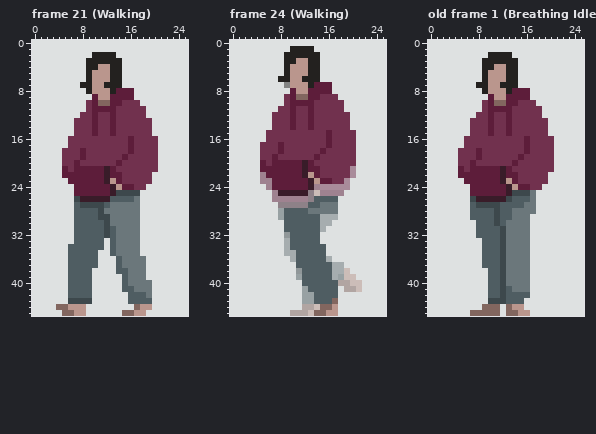
Pixel-art file -- Assets/Sprites/Animaciones - Claire.aseprite. The picture above is the old version.
26x46 pixels, 24 frames. Shown: frame 21 (Walking), frame 24 (Walking), old frame 1 (Breathing Idle). The commit also changed other frames, which this record leaves out.
And afterwards:
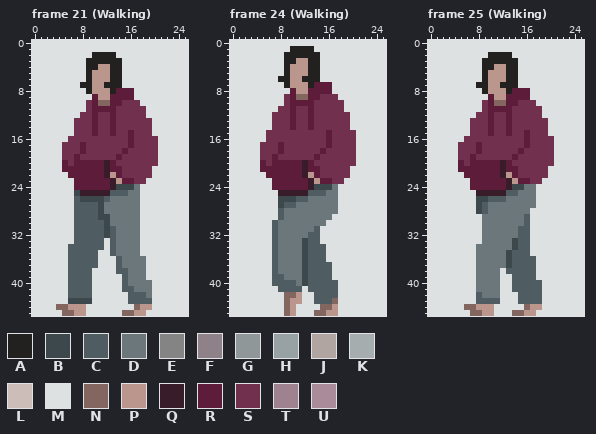
Palette (. is transparent): A #23211f  B #3d484c  C #4f5d62  D #6b777b  E #838483  F #8e8188  G #909799  H #98a1a3  J #b1a5a2  K #a6adaf  L #ccbdb8  M #dee1e1  N #82665f  P #ba968d  Q #391c29  R #5d1d3a  S #71314e  T #9f8290  U #a98b9a
A new or re-ordered frame is compared with the old frame closest to it.
Commit: walking animation done
Change:
frames 24 -> 28
layer "Layer 3" added
layer "Layer 1" added
layer "Layer 2" added
layer "Claire Walking" removed
--- frame 21 (Walking)
@@ x 0..25 @@
 14 MMMMMMMSSSRSSRSSSSSSMMMMMM
-15 MMMMMMMSSSRSSRSSSSSSMMMMMM
+15 MMMMMMMSSSRSSRSSRSSSMMMMMM
 16 MMMMMMSSSSSSSSSSRSSSSMMMMM
-17 MMMMMMSSSSSSSSSSRSSSSMMMMM
-18 MMMMMSSSRSSSSSSSRSSSSMMMMM
-19 MMMMMSSSRSSSSSSRSSSSSMMMMM
-20 MMMMMSSRSSSSSSRSSSSSSMMMMM
-21 MMMMMRSRRRRRQRSSSSSSSMMMMM
-22 MMMMMRRRRRRRQRRSSSSSMMMMMM
-23 MMMMMMRRRRRRQPRSSSSSMMMMMM
-24 MMMMMMMRRRRRRQPRRSSMMMMMMM
-25 MMMMMMMRRRRRRQBBBBMMMMMMMM
-26 MMMMMMMBQQQQQCCCCDMMMMMMMM
-27 MMMMMMMCBBBBCDDDDDMMMMMMMM
+17 MMMMMSSSRSSSSSSSRSSSSMMMMM
+18 MMMMMSSSRSSSSSSRSSSSSMMMMM
+19 MMMMMSSRSSSSSSRSSSSSSMMMMM
+20 MMMMMRSRRRRRQRSSSSSSSMMMMM
+21 MMMMMRRRRRRRQRRSSSSSMMMMMM
+22 MMMMMMRRRRRRQPRSSSSSMMMMMM
+23 MMMMMMMRRRRRRQPRRSSMMMMMMM
+24 MMMMMMMRRRRRRQBBBDMMMMMMMM
+25 MMMMMMMBQQQQQCCCDDMMMMMMMM
+26 MMMMMMMCBBBBCDDDDDMMMMMMMM
+27 MMMMMMMCCCCBDDDDDDMMMMMMMM
 28 MMMMMMMCCCCBDDDDDDMMMMMMMM
--- frame 24 (Walking), layers "Layer 2", "Layer 1", "Cebolla"
@@ x 7..11 @@
  6 MAAPP
- 7 MMEPP
+ 7 MMAPP
  8 MMMRP
@@ x 0..25 @@
 20 MMMMMRSRRRRRQRSSSSSSSMMMMM
-21 MMMMMRRRRRRRQRRSSSSSUMMMMM
-22 MMMMMTRRRRRRQPRSSSSSUMMMMM
-23 MMMMMTTRRRRRRQPRRSSUMMMMMM
-24 MMMMMMTRRRRRRQTUUUUUMMMMMM
-25 MMMMMMMTQQQQQFLTTTTMMMMMMM
-26 MMMMMMMTTTTTTFCCCCMMMMMMMM
-27 MMMMMMMMFFFFFCCDDDMMMMMMMM
-28 MMMMMMMMHCCCCDDDDDMMMMMMMM
-29 MMMMMMMMHCCCCCCKKKMMMMMMMM
-30 MMMMMMMMMCCCCCCKKMMMMMMMMM
-31 MMMMMMMMMCCCCCCKMMMMMMMMMM
-32 MMMMMMMMMGCCCCCMMMMMMMMMMM
-33 MMMMMMMMMKCCCCCMMMMMMMMMMM
-34 MMMMMMMMMKCCCCCCMMMMMMMMMM
-35 MMMMMMMMMKKCCCCCMMMMMMMMMM
-36 MMMMMMMMMMKCCCCCKMMMMMMMMM
-37 MMMMMMMMMMMCCCCCCKKMMMMMMM
-38 MMMMMMMMMMMGCCCCCKKLMMMMMM
-39 MMMMMMMMMMMHCCCCCKHLLMMMMM
-40 MMMMMMMMMMMMCCCCCCJJLLMMMM
-41 MMMMMMMMMMMMHCCCCCMJJLMMMM
-42 MMMMMMMMMMMMHHCCCCMMMMMMMM
-43 MMMMMMMMMMMMHHCCCNMMMMMMMM
-44 MMMMMMMMMMMMJJLNNPMMMMMMMM
-45 MMMMMMMMMMJJJLNNPPMMMMMMMM
+21 MMMMMRRRRRRRQRRSSSSSMMMMMM
+22 MMMMMMRRRRRRQPRSSSSSMMMMMM
+23 MMMMMMMRRRRRRQPRRSSMMMMMMM
+24 MMMMMMMRRRRRRQBBBDMMMMMMMM
+25 MMMMMMMMQQQQQCCCDDMMMMMMMM
+26 MMMMMMMMBBBCCDDDDDMMMMMMMM
+27 MMMMMMMMBCCDDDDDDDMMMMMMMM
+28 MMMMMMMMCDDDDDDDDDMMMMMMMM
+29 MMMMMMMMCDDDDDDDDMMMMMMMMM
+30 MMMMMMMCDDDDDDDDMMMMMMMMMM
+31 MMMMMMMCDDDDDDCMMMMMMMMMMM
+32 MMMMMMMCDDDDDCCMMMMMMMMMMM
+33 MMMMMMMCDDDDBCCMMMMMMMMMMM
+34 MMMMMMMCDDDDBCCCMMMMMMMMMM
+35 MMMMMMMCDDDDBCCCMMMMMMMMMM
+36 MMMMMMMCDDDDBCCCMMMMMMMMMM
+37 MMMMMMMCDDDDBCCCCMMMMMMMMM
+38 MMMMMMMCDDDDBCCCCMMMMMMMMM
+39 MMMMMMMCCDDDBCCCCMMMMMMMMM
+40 MMMMMMMCCCCDBCCCCCMMMMMMMM
+41 MMMMMMMMCCCCMCCCCCMMMMMMMM
+42 MMMMMMMMMNNPMMCCCCMMMMMMMM
+43 MMMMMMMMMNPPMMCCCNMMMMMMMM
+44 MMMMMMMMMNPMMMMNNPMMMMMMMM
+45 MMMMMMMMMNPMMMNNPPMMMMMMMM
--- frame 25 (Walking) is new; against old frame 1 (Breathing Idle)
@@ x 0..25 @@
 14 MMMMMMMSSSRSSRSSSSSSMMMMMM
-15 MMMMMMMSSSRSSRSSSSSSMMMMMM
+15 MMMMMMMSSSRSSRSSRSSSMMMMMM
 16 MMMMMMSSSSSSSSSSRSSSSMMMMM
-17 MMMMMMSSSSSSSSSSRSSSSMMMMM
-18 MMMMMSSSRSSSSSSSRSSSSMMMMM
-19 MMMMMSSSRSSSSSSRSSSSSMMMMM
-20 MMMMMSSRSSSSSSRSSSSSSMMMMM
-21 MMMMMRSRRRRRQRSSSSSSSMMMMM
-22 MMMMMRRRRRRRQRRSSSSSMMMMMM
-23 MMMMMMRRRRRRQPRSSSSSMMMMMM
-24 MMMMMMMRRRRRRQPRRSSMMMMMMM
-25 MMMMMMMRRRRRRQBBBDMMMMMMMM
-26 MMMMMMMBQQQQQBCCCDMMMMMMMM
-27 MMMMMMMCBBBBCCCCDDMMMMMMMM
-28 MMMMMMMCCCCBCCDDDDMMMMMMMM
-29 MMMMMMMCCCCBCCDDDMMMMMMMMM
-30 MMMMMMMMCCCBCDDDDMMMMMMMMM
-31 MMMMMMMMCCCCBDDDDMMMMMMMMM
-32 MMMMMMMMCCCCBDDDDMMMMMMMMM
-33 MMMMMMMMMCCCBDDDDMMMMMMMMM
-34 MMMMMMMMMCCCBDDDDMMMMMMMMM
-35 MMMMMMMMMCCCBDDDDMMMMMMMMM
-36 MMMMMMMMMCCCBDDDDMMMMMMMMM
-37 MMMMMMMMMCCCBDDDDMMMMMMMMM
-38 MMMMMMMMMMCCBDDDDMMMMMMMMM
-39 MMMMMMMMMMCCBDDDDMMMMMMMMM
-40 MMMMMMMMMMCCBDDDDMMMMMMMMM
-41 MMMMMMMMMMCCBCDDDMMMMMMMMM
-42 MMMMMMMMMMCCBCCCCMMMMMMMMM
-43 MMMMMMMMMMBBBCCCMMMMMMMMMM
-44 MMMMMMMMMNNNMNPPMMMMMMMMMM
-45 MMMMMMMNNNNNMNNPPMMMMMMMMM
+17 MMMMMSSSRSSSSSSSRSSSSMMMMM
+18 MMMMMSSSRSSSSSSRSSSSSMMMMM
+19 MMMMMSSRSSSSSSRSSSSSSMMMMM
+20 MMMMMRSRRRRRQRSSSSSSSMMMMM
+21 MMMMMRRRRRRRQRRSSSSSMMMMMM
+22 MMMMMMRRRRRRQPRSSSSSMMMMMM
+23 MMMMMMMRRRRRRQPRRSSMMMMMMM
+24 MMMMMMMRRRRRRQBBDDMMMMMMMM
+25 MMMMMMMMQQQQQCCDDDMMMMMMMM
+26 MMMMMMMMBBCCCDDDDDMMMMMMMM
+27 MMMMMMMMBCDDDDDDDDMMMMMMMM
+28 MMMMMMMMBCDDDDDDDMMMMMMMMM
+29 MMMMMMMMMDDDDDDDCMMMMMMMMM
+30 MMMMMMMMMDDDDDDDCMMMMMMMMM
+31 MMMMMMMMMDDDDDDCCMMMMMMMMM
+32 MMMMMMMMMDDDDDDCCMMMMMMMMM
+33 MMMMMMMMMDDDDDBCCMMMMMMMMM
+34 MMMMMMMMDDDDDDBCCMMMMMMMMM
+35 MMMMMMMMDDDDDBCCCMMMMMMMMM
+36 MMMMMMMMDDDDDBCCCCMMMMMMMM
+37 MMMMMMMMDDDDDBCCCCMMMMMMMM
+38 MMMMMMMMDDDDMCCCCCMMMMMMMM
+39 MMMMMMMMDDDDMMCCCCMMMMMMMM
+40 MMMMMMMMDDDDMMCCCCCMMMMMMM
+41 MMMMMMMMDDDDMMCCCCCMMMMMMM
+42 MMMMMMMMCDDDMMMCCCCMMMMMMM
+43 MMMMMMMMCCCCMMMCCCCMMMMMMM
+44 MMMMMMNNPPPMMMMMNPPMMMMMMM
+45 MMMMMMMNNPPMMMNNPPMMMMMMMM
Changed places in both pictures, as pixel boxes (x1, y1, x2, y2):
changed: (62, 130, 158, 208)
changed: (284, 82, 290, 88)
changed: (260, 166, 362, 316)
changed: (458, 130, 554, 316)
